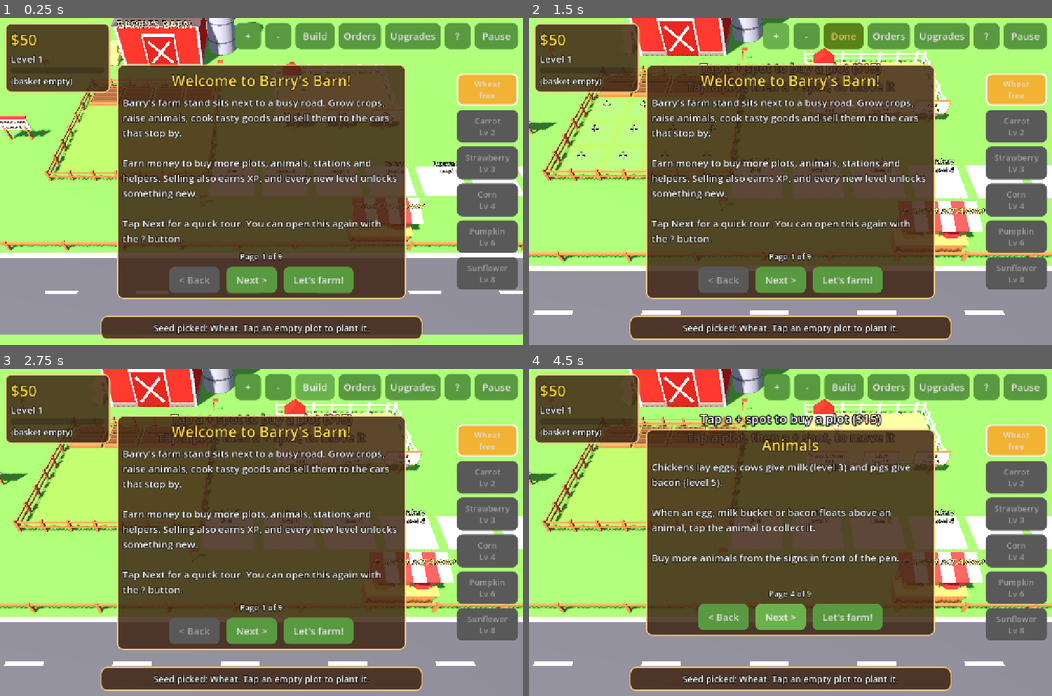
Above: before the commit, frames 1-4 (two rows, left to right).
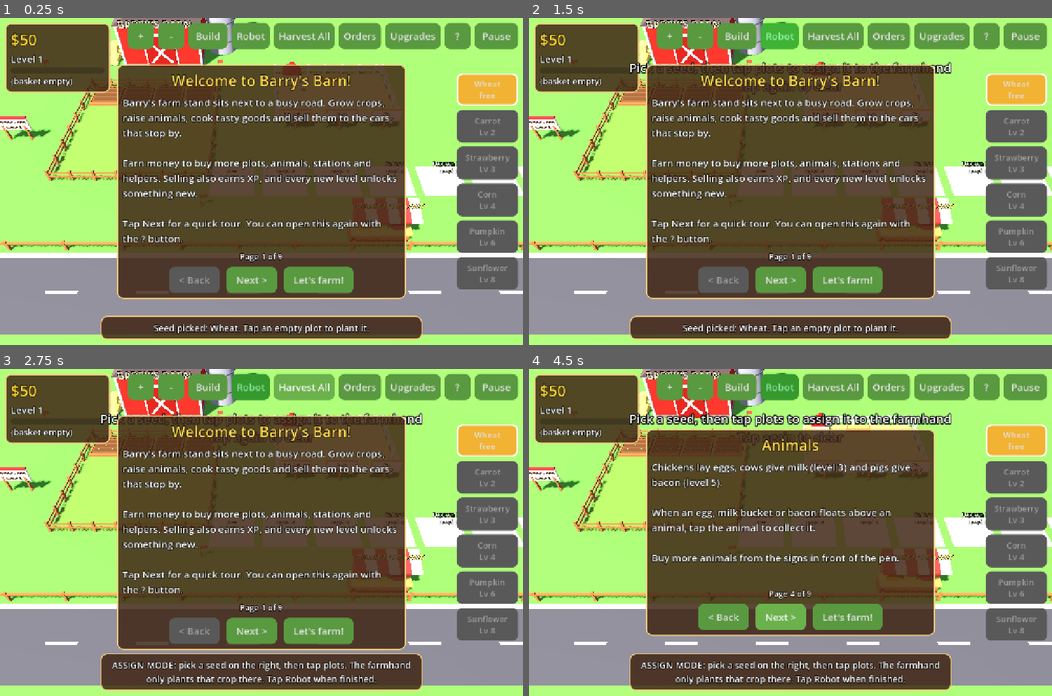
Above: after the commit, the same moments.

Repository: SubToFeralsloth11/barrys-barn
Game: Godot game, scene res://main.tscn
The game is run twice, just before and just after one commit, with the same random seed, the same clock (stepped at 60 frames per second) and the same inputs.
Inputs (mouse positions are in pixels of both pictures, inside the frame that each line leads up to):
- Up to frame 1 (0.25 s): no input
- Up to frame 2 (1.5 s): click "Build" at 0.5 s; click (780, 37) at 1.25 s, where only the run after the commit has a clickable "Robot"
- Up to frame 3 (2.75 s): click (303, 388) at 2 s, where only the run after the commit has a clickable "Harvest All"
- Up to frame 4 (4.5 s): click "Next >" at 2.75 s; click "Next >" at 3.5 s; click "Next >" at 4.25 s

The runs differ from the first frame. In frame 1, 1.9% of the frame differs, in the area x 24-63%, y 1-10%; in frame 2, 17%; in frame 3, 20%; in frame 4, 21%, in the area x 0-100%, y 0-100%.

Commit message:
Add farmhand crop assignment and Harvest All button

Diff:
--- a/main.gd
+++ b/main.gd
@@ -140,6 +140,9 @@
 var help_panel: PanelContainer
 var toast_tween: Tween
 var build_mode := false
+## Assign mode: tapping a plot tells the farmhand which crop to plant there (players still plant their selected seed).
+var assign_mode := false
+var assign_btn: Button
 var move_sel := -1
 var field_root: Node3D
 var ghost_root: Node3D
@@ -726,8 +729,9 @@
 	bake(base)
 	var lbl := label3d(root, "", Vector3(0, 1.8, 0), 40)
 	lbl.modulate = Color(1, 0.9, 0.4)
+	var albl := label3d(root, "", Vector3(0, 0.6, 1.25), 30)
 	add_hit(root, Vector3(2.4, 1.6, 2.4), Vector3(0, 0.8, 0), "plot", i)
-	plot_nodes.append({"root": root, "label": lbl, "crop": null, "stage": -1})
+	plot_nodes.append({"root": root, "label": lbl, "assign": albl, "crop": null, "stage": -1})
 
 
 func refresh_plot(i: int) -> void:
@@ -741,6 +745,12 @@
 	var lbl: Label3D = pn["label"]
 	lbl.visible = move_sel == i
 	lbl.text = "Moving!\nTap a + spot"
+	var albl: Label3D = pn["assign"]
+	var a := str(p.get("assign", ""))
+	albl.visible = a != ""
+	if a != "":
+		albl.text = "Robot: " + item_name(a)
+		albl.modulate = ITEMS[a]["c"].lightened(0.3)
 	if p["crop"] != "":
 		pn["stage"] = crop_stage(p)
 		pn["crop"] = make_crop(p["crop"], pn["stage"], p["gold"], pn["root"], i)
@@ -904,6 +914,14 @@
 		bounce(plot_nodes[i]["root"])
 		play("pop")
 		return
+	if assign_mode:
+		var a := "" if p.get("assign", "") == sel_crop else sel_crop
+		p["assign"] = a
+		refresh_plot(i)
+		bounce(plot_nodes[i]["root"])
+		play("pop")
+		toast("Farmhand will plant %s here" % item_name(a) if a != "" else "Plot unassigned")
+		return
 	if p["crop"] == "":
 		plant(i)
 	elif ripe(p):
@@ -924,7 +942,7 @@
 		toast("%s ready in %ds" % [item_name(p["crop"]), ceili((CROPS[p["crop"]]["t"] - p["t"]) / grow_mult())])
 
 
-func harvest_plot(i: int) -> void:
+func harvest_plot(i: int, replant := "") -> void:
 	var p: Dictionary = plots[i]
 	var pos := plot_pos(i)
 	var crop: String = p["crop"]
@@ -943,7 +961,7 @@
 	p["gold"] = false
 	refresh_plot(i)
 	bounce(plot_nodes[i]["root"])
-	plant(i, true)
+	plant(i, true, replant)
 	refresh_ui()
 
 
@@ -1007,6 +1025,8 @@
 
 func toggle_build() -> void:
 	build_mode = not build_mode
+	if build_mode and assign_mode:
+		toggle_assign()
 	var old := move_sel
 	move_sel = -1
 	if old >= 0:
@@ -1017,6 +1037,31 @@
 	if build_mode:
 		toast("Tap a + spot to buy a plot ($%d)\nTap a plot, then a + spot, to move it" % plot_cost(), 4.0)
 	play("pop")
+
+
+func toggle_assign() -> void:
+	assign_mode = not assign_mode
+	if assign_mode and build_mode:
+		toggle_build()
+	assign_btn.modulate = Color(0.6, 1, 0.7) if assign_mode else Color.WHITE
+	if assign_mode:
+		toast("Pick a seed, then tap plots to assign it to the farmhand\nTap again to clear", 4.0)
+	play("pop")
+
+
+## Harvests every ripe plot and replants each with the selected seed (empty plots get planted too).
+func harvest_all() -> void:
+	var n := 0
+	for i in plots.size():
+		if ripe(plots[i]):
+			harvest_plot(i)
+			n += 1
+		elif plots[i]["crop"] == "":
+			plant(i, true)
+			n += 1
+	if n == 0:
+		toast("Nothing ripe yet")
+		play("nope")
 
 
 ## Shows a + marker on every free cell while building.
@@ -1775,6 +1820,8 @@
 
 ## One line telling the player what they can do right now.
 func hint_text() -> String:
+	if assign_mode:
+		return "ASSIGN MODE: pick a seed on the right, then tap plots. The farmhand only plants that crop there. Tap Robot when finished."
 	if build_mode:
 		return "BUILD MODE: tap a + to buy a plot, or tap a plot then a + to move it. Tap Done when finished."
 	for c in cars:
@@ -1949,6 +1996,14 @@
 	orders_btn.pressed.connect(func(): build_orders_panel(); orders_panel.visible = not orders_panel.visible; upg_panel.visible = false)
 	tr.add_child(orders_btn)
 	tr.move_child(orders_btn, 3)
+	assign_btn = big_button("Robot")
+	assign_btn.pressed.connect(toggle_assign)
+	tr.add_child(assign_btn)
+	tr.move_child(assign_btn, 3)
+	var harvest_btn := big_button("Harvest All")
+	harvest_btn.pressed.connect(harvest_all)
+	tr.add_child(harvest_btn)
+	tr.move_child(harvest_btn, 4)
 
 	seed_box = VBoxContainer.new()
 	seed_box.set_anchors_and_offsets_preset(Control.PRESET_CENTER_RIGHT)
@@ -2130,9 +2185,15 @@
 		helper_timers[h] = HELPER_INTERVAL[lv]
 		match h:
 			"farmhand":
+				# ripe first, then empty plots that have a crop assigned
 				for i in plots.size():
+					var a := str(plots[i].get("assign", ""))
 					if ripe(plots[i]):
-						harvest_plot(i)
+						harvest_plot(i, a)
+						send_helper(h, plot_pos(i) + Vector3(0, 0, 1.3))
+						break
+					if plots[i]["crop"] == "" and a != "" and coins >= CROPS[a]["seed"]:
+						plant(i, true, a)
 						send_helper(h, plot_pos(i) + Vector3(0, 0, 1.3))
 						break
 			"collector":
@@ -2435,6 +2496,9 @@
 			if not CROPS.has(crop):
 				crop = ""
 			var e := {"crop": crop, "t": float(p.get("t", 0.0)), "gold": bool(p.get("gold", false))}
+			var asg := str(p.get("assign", ""))
+			if CROPS.has(asg):
+				e["assign"] = asg
 			if p.has("x"):
 				e["x"] = int(p["x"])
 				e["z"] = int(p["z"])
